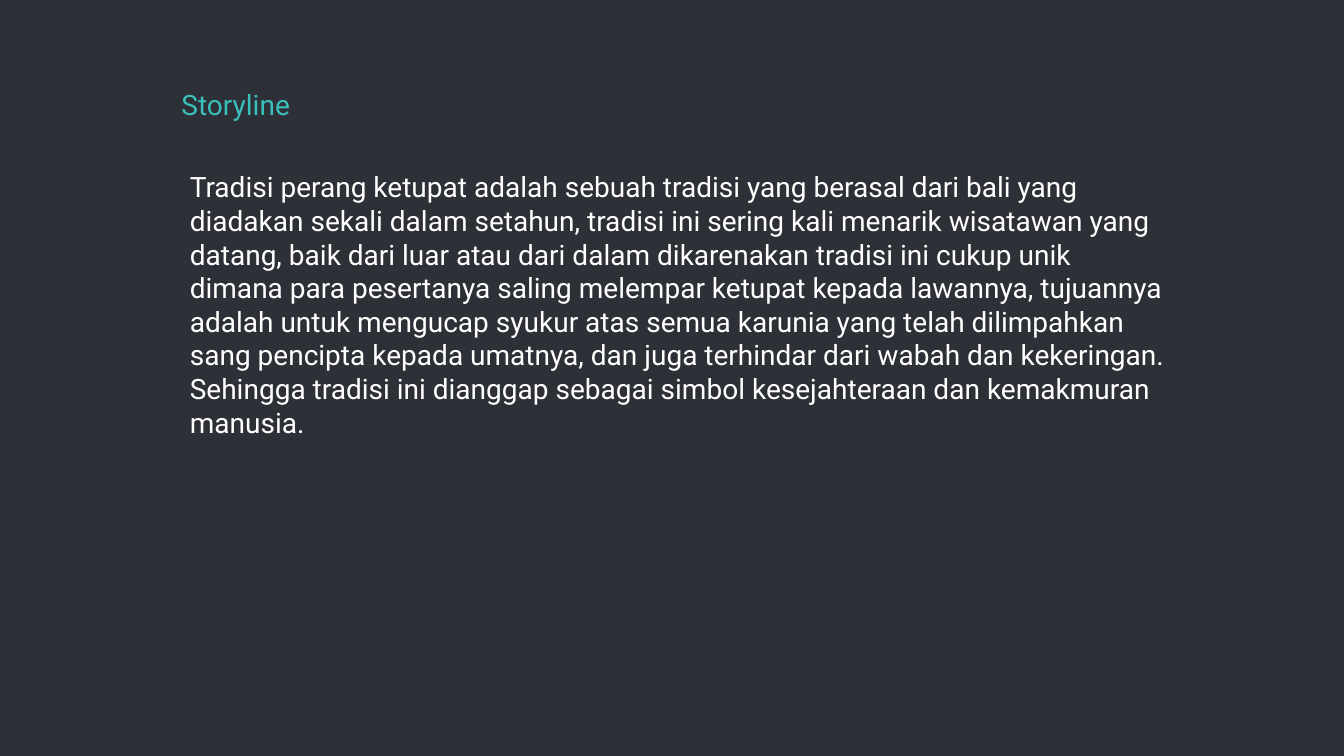
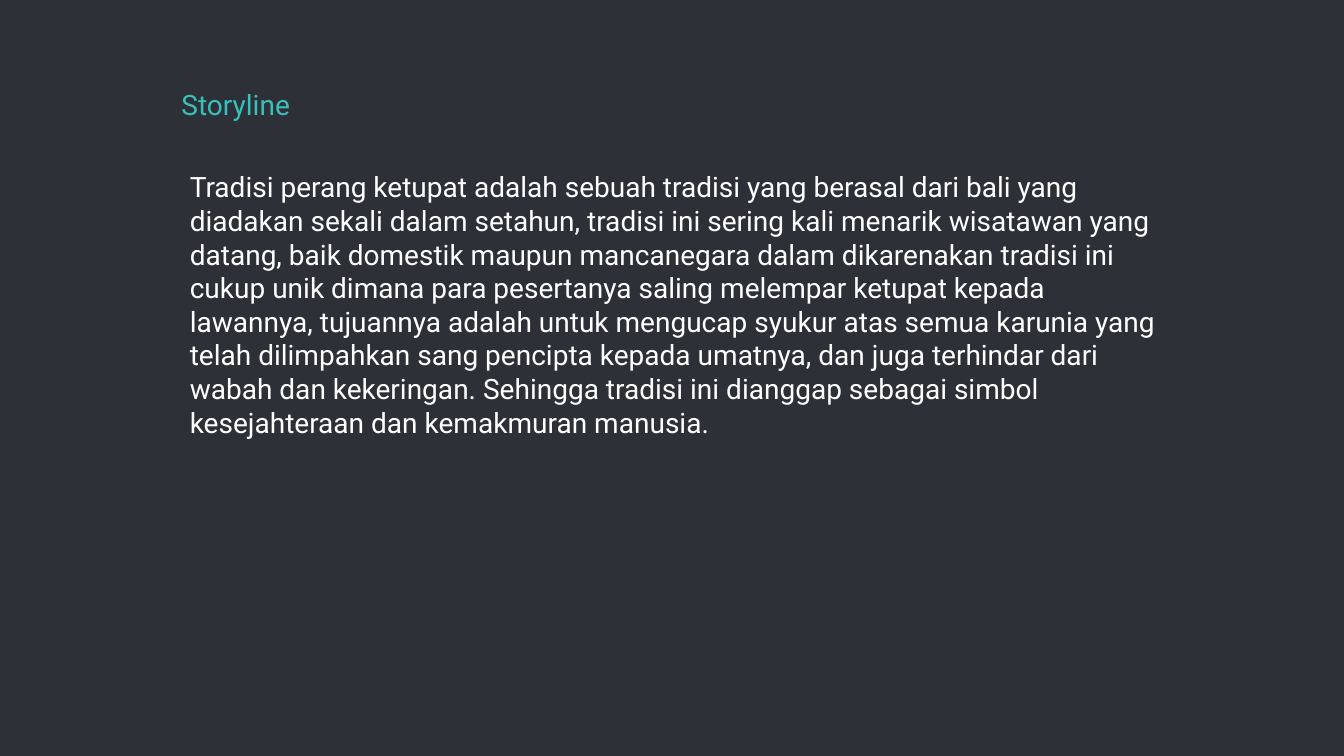
Before and after one commit to ctoffel9/KetupatWars, a slide deck: slide 10 of File Share/Kelompok 1.pptx. Drawn at 1344x756 pixels with LibreOffice and Linux fonts; fonts in the diff are those of the drawing. Boxes give left, top, right and bottom in pixels: in the first picture for what was removed or moved away, otherwise in the second. Text is boxed around its words. In the diff, an @@ line names an element or a change of style, - is before the commit and + after.

```diff
--- a/File Share/Kelompok 1.pptx
+++ b/File Share/Kelompok 1.pptx
@@ text at (x1=190, y1=176, x2=1155, y2=439): text changed @@
-Tradisi perang ketupat adalah sebuah tradisi yang berasal dari bali yang diadakan sekali dalam setahun, tradisi ini sering kali menarik wisatawan yang datang, baik dari luar atau dari dalam dikarenakan tradisi ini cukup unik dimana para pesertanya saling melempar ketupat kepada lawannya, tujuannya adalah untuk mengucap syukur atas semua karunia yang telah dilimpahkan sang pencipta kepada umatnya, dan juga terhindar dari wabah dan kekeringan. Sehingga tradisi ini dianggap sebagai simbol kesejahteraan dan kemakmuran manusia.
+Tradisi perang ketupat adalah sebuah tradisi yang berasal dari bali yang diadakan sekali dalam setahun, tradisi ini sering kali menarik wisatawan yang datang, baik domestik maupun mancanegara dalam dikarenakan tradisi ini cukup unik dimana para pesertanya saling melempar ketupat kepada lawannya, tujuannya adalah untuk mengucap syukur atas semua karunia yang telah dilimpahkan sang pencipta kepada umatnya, dan juga terhindar dari wabah dan kekeringan. Sehingga tradisi ini dianggap sebagai simbol kesejahteraan dan kemakmuran manusia.
```
